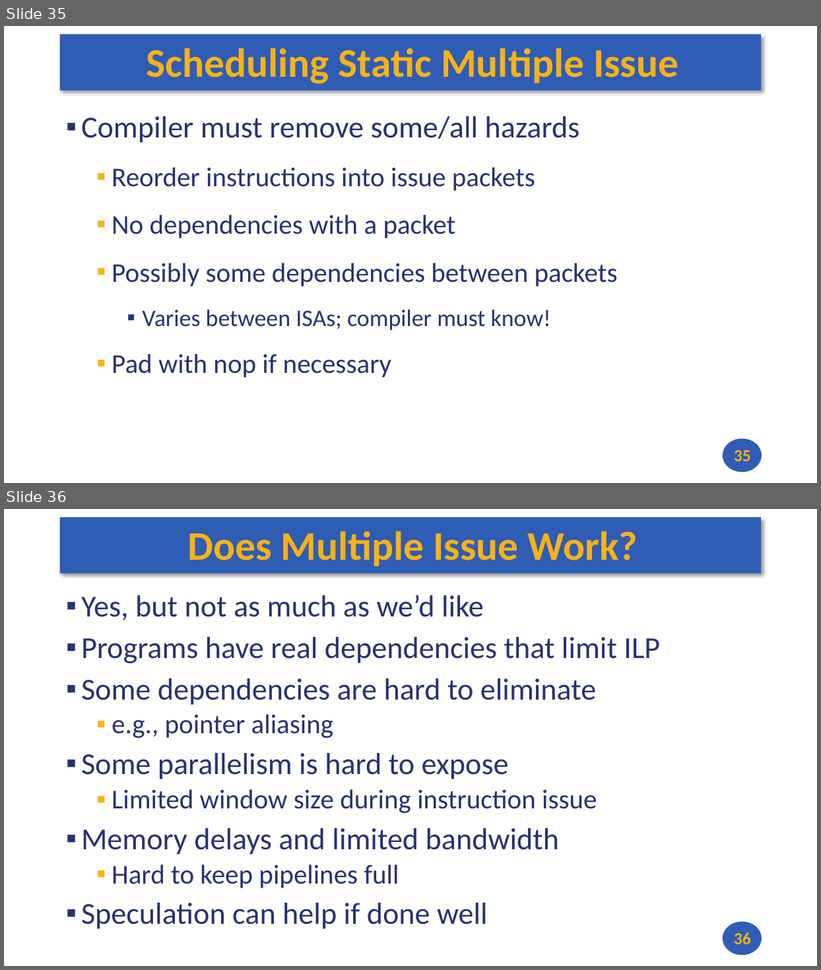
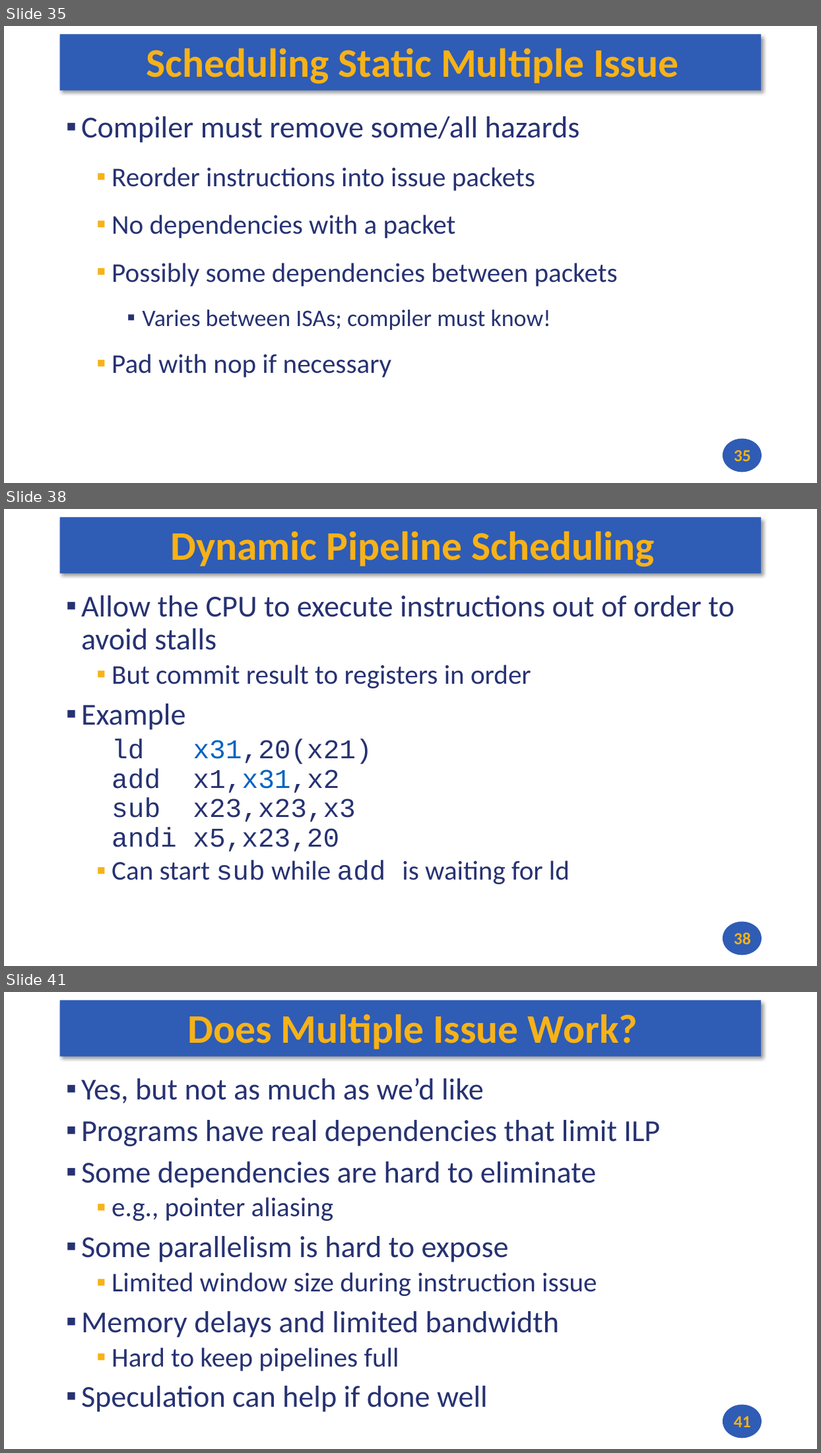
Before and after one commit to andrewt0301/hse-acos-course, a slide deck: docs/part1ca/09_Pipeline/CA_Lecture_09.pptx. Shown one above the other, each under a label of ours: slides 35 and 36 before the commit, slides 35, 38 and 41 after it; the slides between them are not shown. The pictures are 821x970 and 821x1453 pixels, drawn with LibreOffice and Linux fonts; fonts in the diff are those of the drawing. Boxes give left, top, right and bottom in pixels: in the first picture for what was removed or moved away, otherwise in the second. Text is boxed around its words. In the diff, an @@ line names an element or a change of style, - is before the commit and + after.

```diff
--- a/docs/part1ca/09_Pipeline/CA_Lecture_09.pptx
+++ b/docs/part1ca/09_Pipeline/CA_Lecture_09.pptx
@@ slide 38 added at bbox=[4, 509, 817, 966], background #FFFFFF; not listed: 2 template elements that a slide beside it also shows @@
@@ title added at bbox=[170, 531, 655, 567], 48 pt, text #F7B217, bold @@
+Dynamic Pipeline Scheduling
@@ text added at bbox=[81, 595, 734, 885], 32 pt, text #273272 @@
+▪ Allow the CPU to execute instructions out of order to avoid stalls
+  ▪ But commit result to registers in order
+▪ Example
+  ld x31,20(x21)
+  add x1,x31,x2
+  sub x23,x23,x3
+  andi x5,x23,20
+  ▪ Can start sub while add is waiting for ld
@@ page number added at bbox=[734, 933, 751, 945], 20 pt, text #F7B217, bold @@
+38
@@ what was slide 36 is now slide 41 @@
@@ page number at bbox=[734, 1416, 751, 1428]: text changed @@
-36
+41
```
Also in this commit, not shown: 4 other slides added, 2 other files.
